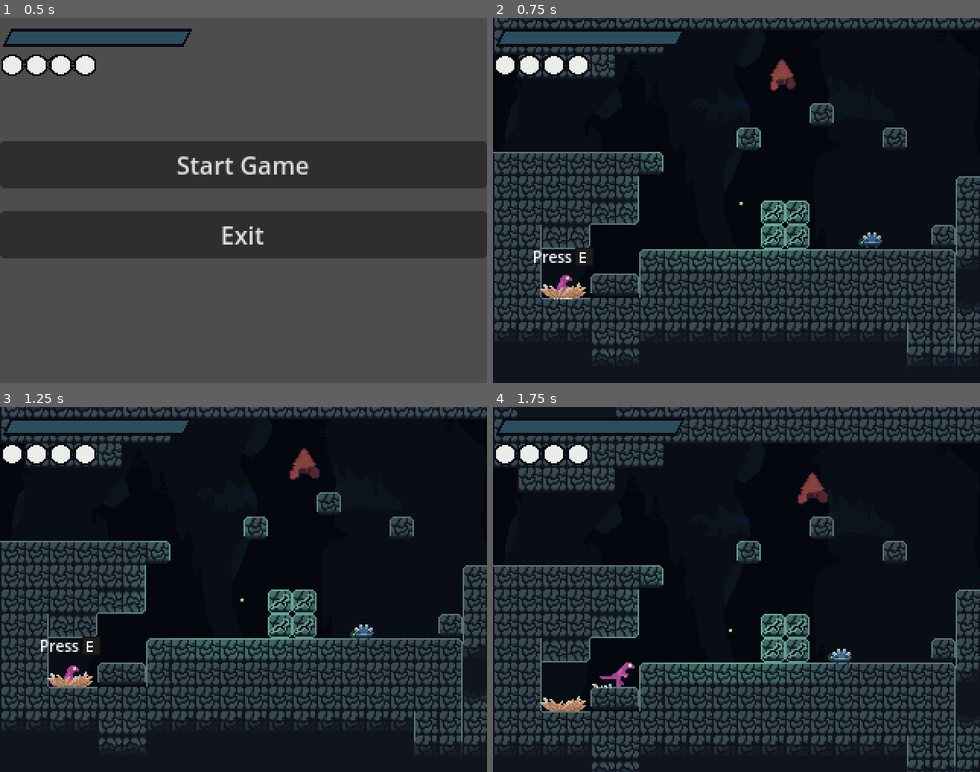
Above: before the commit, frames 1-4 (two rows, left to right).
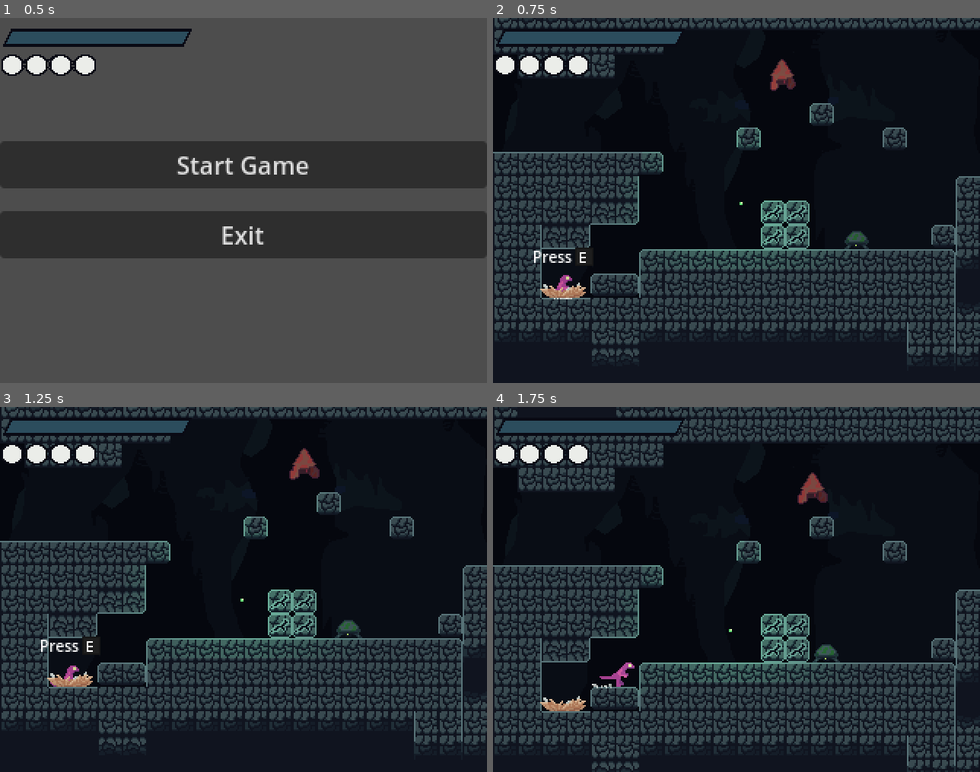
Above: after the commit, the same moments.

Repository: Liakatido/MVM19
Game: Godot game, scene res://scenes/game.tscn
Same seed, same stepped clock (60 frames per second), same inputs: the game is played once before the commit and once after it. Sound files missing from this copy of the repository are replaced by a short silence.
Inputs:
- Up to frame 1 (0.5 s): no input
- Up to frame 2 (0.75 s): click "Start Game" at 0.5 s
- Up to frame 3 (1.25 s): no input
- Up to frame 4 (1.75 s): tap Enter (ui_accept) at 1.25 s; hold Right (right) from 1.28 s (still down); tap Z (jump) at 1.35, 1.52 s

Frame 1 is identical in both runs. In frame 2, 0.3% of the frame differs, in the area x 72-80%, y 58-64%; in frame 3, 0.3%; in frame 4, 0.3%, in the area x 65-74%, y 65-71%.

Commit message:
upgrade ammo and health

Diff:
--- /dev/null
+++ b/scenes/creatures/ammoer-corpse.tscn
@@ -0,0 +1,19 @@
+[gd_scene load_steps=4 format=3 uid="uid://bm03xfjecbd1m"]
+
+[ext_resource type="PackedScene" uid="uid://c6u78mmi0puws" path="res://scenes/creatures/corpse.tscn" id="1_68edb"]
+[ext_resource type="Texture2D" uid="uid://dv2d4f34ub2sd" path="res://assets/ammoer-corpse.png" id="2_3br65"]
+
+[sub_resource type="RectangleShape2D" id="RectangleShape2D_oe234"]
+resource_local_to_scene = true
+size = Vector2(19.5, 12.5)
+
+[node name="Corpse" instance=ExtResource("1_68edb")]
+kind = 5
+
+[node name="Sprite2D" parent="." index="1"]
+position = Vector2(0, -8)
+texture = ExtResource("2_3br65")
+
+[node name="CollisionShape2D" parent="Hitbox" index="0"]
+position = Vector2(0, -6)
+shape = SubResource("RectangleShape2D_oe234")
--- /dev/null
+++ b/scenes/creatures/ammoer.tscn
@@ -0,0 +1,101 @@
+[gd_scene load_steps=9 format=3 uid="uid://crs8jcearxo20"]
+
+[ext_resource type="PackedScene" uid="uid://bgj7arkqm4aa6" path="res://scenes/creatures/enemy.tscn" id="1_djuh1"]
+[ext_resource type="Texture2D" uid="uid://hceorgfhme4i" path="res://assets/ammoer.png" id="2_nl4md"]
+[ext_resource type="Script" path="res://scenes/creatures/healther.gd" id="3_xl828"]
+
+[sub_resource type="RectangleShape2D" id="RectangleShape2D_ivr4c"]
+resource_local_to_scene = true
+size = Vector2(8.95483, 10)
+
+[sub_resource type="RectangleShape2D" id="RectangleShape2D_3pxvt"]
+resource_local_to_scene = true
+size = Vector2(16, 12.75)
+
+[sub_resource type="Animation" id="Animation_c3peo"]
+length = 0.001
+tracks/0/type = "value"
+tracks/0/imported = false
+tracks/0/enabled = true
+tracks/0/path = NodePath("Sprite2D:region_rect")
+tracks/0/interp = 1
+tracks/0/loop_wrap = true
+tracks/0/keys = {
+"times": PackedFloat32Array(0),
+"transitions": PackedFloat32Array(1),
+"update": 0,
+"values": [Rect2(0, 0, 18, 18)]
+}
+
+[sub_resource type="Animation" id="Animation_jmf5g"]
+resource_name = "idle"
+length = 0.8
+loop_mode = 1
+step = 0.2
+tracks/0/type = "value"
+tracks/0/imported = false
+tracks/0/enabled = true
+tracks/0/path = NodePath("Sprite2D:region_rect")
+tracks/0/interp = 1
+tracks/0/loop_wrap = true
+tracks/0/keys = {
+"times": PackedFloat32Array(0, 0.2, 0.4, 0.6),
+"transitions": PackedFloat32Array(1, 1, 1, 1),
+"update": 1,
+"values": [Rect2(0, 0, 18, 18), Rect2(18, 0, 18, 18), Rect2(36, 0, 18, 18), Rect2(18, 0, 18, 18)]
+}
+
+[sub_resource type="AnimationLibrary" id="AnimationLibrary_s16gy"]
+_data = {
+"RESET": SubResource("Animation_c3peo"),
+"idle": SubResource("Animation_jmf5g")
+}
+
+[node name="Enemy" instance=ExtResource("1_djuh1")]
+corpse_path = "res://scenes/creatures/ammoer-corpse.tscn"
+health = 60
+
+[node name="Sprite2D" parent="." index="0"]
+texture = ExtResource("2_nl4md")
+region_enabled = true
+region_rect = Rect2(0, 0, 18, 18)
+
+[node name="CollisionShape2D" parent="." index="1"]
+position = Vector2(0, 4)
+shape = SubResource("RectangleShape2D_ivr4c")
+
+[node name="CollisionShape2D" parent="Hitbox" index="0"]
+position = Vector2(0, 3)
+shape = SubResource("RectangleShape2D_3pxvt")
+
+[node name="AI" type="Node2D" parent="." index="4"]
+script = ExtResource("3_xl828")
+
+[node name="Down" type="Node2D" parent="AI" index="0"]
+unique_name_in_owner = true
+
+[node name="RayCast2D" type="RayCast2D" parent="AI/Down" index="0"]
+position = Vector2(-8, 7)
+target_position = Vector2(0, 8)
+
+[node name="RayCast2D2" type="RayCast2D" parent="AI/Down" index="1"]
+position = Vector2(8, 7)
+target_position = Vector2(0, 8)
+
+[node name="Sides" type="Node2D" parent="AI" index="1"]
+unique_name_in_owner = true
+
+[node name="RayCast2D" type="RayCast2D" parent="AI/Sides" index="0"]
+position = Vector2(-2, 4)
+rotation = 1.5708
+target_position = Vector2(4.76837e-07, 9)
+
+[node name="RayCast2D2" type="RayCast2D" parent="AI/Sides" index="1"]
+position = Vector2(2, 4)
+rotation = -1.5708
+target_position = Vector2(-4.76837e-07, 9)
+
+[node name="MovementAnimations" type="AnimationPlayer" parent="." index="5"]
+libraries = {
+"": SubResource("AnimationLibrary_s16gy")
+}
--- a/scenes/creatures/corpse.gd
+++ b/scenes/creatures/corpse.gd
@@ -38,6 +38,11 @@
 			# heal, refill some ammo
 			Data.health += 20
 			Data.ammo += 1
+		Kind.MAX_HEALTH:
+			# TODO: pop up some ui?
+			Data.max_health += 20
+		Kind.MAX_AMMO:
+			Data.max_ammo += 1
 
 	destroy()
 
--- a/scenes/creatures/enemy.gd
+++ b/scenes/creatures/enemy.gd
@@ -1,6 +1,8 @@
 extends CharacterBody2D
 
 const HurtAudio = preload("res://assets/sounds/player/mobhurt.ogg")
+
+signal got_hit
 
 @onready var hitbox = $Hitbox
 @onready var animations = $BasicAnimations
@@ -26,6 +28,7 @@
 		knockback_trigger = Vector2.ZERO
 
 func get_hit(damage, direction : Vector2 = Vector2.ZERO):
+	emit_signal("got_hit")
 	Utils.spawn_audio(HurtAudio, -15)
 
 	if direction != Vector2.ZERO:
--- /dev/null
+++ b/scenes/creatures/healther-corpse.tscn
@@ -0,0 +1,19 @@
+[gd_scene load_steps=4 format=3 uid="uid://by6k6n24oh3ox"]
+
+[ext_resource type="PackedScene" uid="uid://c6u78mmi0puws" path="res://scenes/creatures/corpse.tscn" id="1_xvx3i"]
+[ext_resource type="Texture2D" uid="uid://lx6yoou7bttf" path="res://assets/healther-corpse.png" id="2_dt7wx"]
+
+[sub_resource type="RectangleShape2D" id="RectangleShape2D_oe234"]
+resource_local_to_scene = true
+size = Vector2(19.5, 12.5)
+
+[node name="Corpse" instance=ExtResource("1_xvx3i")]
+kind = 4
+
+[node name="Sprite2D" parent="." index="1"]
+position = Vector2(0, -8)
+texture = ExtResource("2_dt7wx")
+
+[node name="CollisionShape2D" parent="Hitbox" index="0"]
+position = Vector2(0, -6)
+shape = SubResource("RectangleShape2D_oe234")
--- /dev/null
+++ b/scenes/creatures/healther.gd
@@ -0,0 +1,76 @@
+extends Node2D
+
+@onready var sides = %Sides
+@onready var down = %Down
+
+enum State {
+	IDLE,
+	FLEE
+}
+
+const SPEED = 20.0
+const GRAVITY = 400.0
+const FLEE_SPEED = 40.0
+const JUMP = 200.0
+
+var down_raycasts : Array[RayCast2D]
+var sides_raycasts : Array[RayCast2D]
+
+var body : CharacterBody2D
+var orientation : Vector2 = Vector2.RIGHT
+
+var state : State = State.IDLE
+
+func _ready():
+	body = get_parent()
+	for ray in down.get_children():
+		down_raycasts.append(ray)
+	for ray in sides.get_children():
+		sides_raycasts.append(ray)
+	body.get_node("MovementAnimations").play("idle")
+	body.connect("got_hit", switch_to_flee)
+
+func _physics_process(delta):
+	# apply gravity
+	if not body.is_on_floor():
+		body.velocity.y += GRAVITY * delta
+	if body.is_on_ceiling():
+		body.velocity.y = 0
+
+	# same behavior as spikebug
+	if state == State.IDLE:
+		# check if should change orientation
+		if is_about_to_fall() or is_about_to_hit_wall():
+			orientation *= -1
+
+		# move body
+		body.velocity.x = orientation.x*SPEED
+		body.move_and_slide()
+	else:
+		# jump whenever on floor
+		if body.is_on_floor():
+			body.velocity.y = -JUMP
+
+		# change x direction when hitting a wall
+		if body.is_on_wall():
+			orientation = orientation*-1
+
+		body.velocity.x = orientation.x*FLEE_SPEED
+		body.move_and_slide()
+
+	body.get_node("Sprite2D").flip_h = orientation == Vector2.RIGHT
+
+func switch_to_flee():
+	state = State.FLEE
+
+func is_about_to_fall() -> bool:
+	for ray in down_raycasts:
+		if not ray.is_colliding():
+			return true
+	return false
+
+func is_about_to_hit_wall() -> bool:
+	for ray in sides_raycasts:
+		if ray.is_colliding() and not ray.get_collider().name == "Player":
+			return true
+	return false
--- /dev/null
+++ b/scenes/creatures/healther.tscn
@@ -0,0 +1,101 @@
+[gd_scene load_steps=9 format=3 uid="uid://cnfj35ka2gvwk"]
+
+[ext_resource type="PackedScene" uid="uid://bgj7arkqm4aa6" path="res://scenes/creatures/enemy.tscn" id="1_bh7c4"]
+[ext_resource type="Texture2D" uid="uid://bnr6i0hsm2m4v" path="res://assets/healther.png" id="2_c63gj"]
+[ext_resource type="Script" path="res://scenes/creatures/healther.gd" id="3_i265a"]
+
+[sub_resource type="RectangleShape2D" id="RectangleShape2D_ivr4c"]
+resource_local_to_scene = true
+size = Vector2(8.95483, 10)
+
+[sub_resource type="RectangleShape2D" id="RectangleShape2D_3pxvt"]
+resource_local_to_scene = true
+size = Vector2(16, 12.75)
+
+[sub_resource type="Animation" id="Animation_jmf5g"]
+resource_name = "idle"
+length = 0.8
+loop_mode = 1
+step = 0.2
+tracks/0/type = "value"
+tracks/0/imported = false
+tracks/0/enabled = true
+tracks/0/path = NodePath("Sprite2D:region_rect")
+tracks/0/interp = 1
+tracks/0/loop_wrap = true
+tracks/0/keys = {
+"times": PackedFloat32Array(0, 0.2, 0.4, 0.6),
+"transitions": PackedFloat32Array(1, 1, 1, 1),
+"update": 1,
+"values": [Rect2(0, 0, 18, 18), Rect2(18, 0, 18, 18), Rect2(36, 0, 18, 18), Rect2(18, 0, 18, 18)]
+}
+
+[sub_resource type="Animation" id="Animation_c3peo"]
+length = 0.001
+tracks/0/type = "value"
+tracks/0/imported = false
+tracks/0/enabled = true
+tracks/0/path = NodePath("Sprite2D:region_rect")
+tracks/0/interp = 1
+tracks/0/loop_wrap = true
+tracks/0/keys = {
+"times": PackedFloat32Array(0),
+"transitions": PackedFloat32Array(1),
+"update": 0,
+"values": [Rect2(0, 0, 18, 18)]
+}
+
+[sub_resource type="AnimationLibrary" id="AnimationLibrary_s16gy"]
+_data = {
+"RESET": SubResource("Animation_c3peo"),
+"idle": SubResource("Animation_jmf5g")
+}
+
+[node name="Enemy" instance=ExtResource("1_bh7c4")]
+corpse_path = "res://scenes/creatures/healther-corpse.tscn"
+health = 60
+
+[node name="Sprite2D" parent="." index="0"]
+texture = ExtResource("2_c63gj")
+region_enabled = true
+region_rect = Rect2(0, 0, 18, 18)
+
+[node name="CollisionShape2D" parent="." index="1"]
+position = Vector2(0, 4)
+shape = SubResource("RectangleShape2D_ivr4c")
+
+[node name="CollisionShape2D" parent="Hitbox" index="0"]
+position = Vector2(0, 3)
+shape = SubResource("RectangleShape2D_3pxvt")
+
+[node name="AI" type="Node2D" parent="." index="4"]
+script = ExtResource("3_i265a")
+
+[node name="Down" type="Node2D" parent="AI" index="0"]
+unique_name_in_owner = true
+
+[node name="RayCast2D" type="RayCast2D" parent="AI/Down" index="0"]
+position = Vector2(-8, 7)
+target_position = Vector2(0, 8)
+
+[node name="RayCast2D2" type="RayCast2D" parent="AI/Down" index="1"]
+position = Vector2(8, 7)
+target_position = Vector2(0, 8)
+
+[node name="Sides" type="Node2D" parent="AI" index="1"]
+unique_name_in_owner = true
+
+[node name="RayCast2D" type="RayCast2D" parent="AI/Sides" index="0"]
+position = Vector2(-2, 4)
+rotation = 1.5708
+target_position = Vector2(4.76837e-07, 9)
+
+[node name="RayCast2D2" type="RayCast2D" parent="AI/Sides" index="1"]
+position = Vector2(2, 4)
+rotation = -1.5708
+target_position = Vector2(-4.76837e-07, 9)
+
+[node name="MovementAnimations" type="AnimationPlayer" parent="." index="5"]
+libraries = {
+"": SubResource("AnimationLibrary_s16gy")
+}
--- a/scenes/levels/cave/caveSelfLair.tscn
+++ b/scenes/levels/cave/caveSelfLair.tscn
@@ -1,11 +1,19 @@
-[gd_scene load_steps=7 format=3 uid="uid://bd8l3nify8mfu"]
+[gd_scene load_steps=9 format=3 uid="uid://bd8l3nify8mfu"]
 
 [ext_resource type="PackedScene" uid="uid://dy2gbkapxxpro" path="res://scenes/levels/base_level.tscn" id="1_e5lny"]
 [ext_resource type="PackedScene" uid="uid://djgp1w4sb02ty" path="res://scenes/levels/level_gate.tscn" id="2_dfde7"]
 [ext_resource type="PackedScene" uid="uid://euanwexm70yw" path="res://scenes/creatures/lightbug.tscn" id="3_830w8"]
 [ext_resource type="PackedScene" uid="uid://daxp300dp6r3n" path="res://scenes/levels/save_point.tscn" id="3_xqmox"]
-[ext_resource type="PackedScene" uid="uid://da5vfq0yjp30b" path="res://scenes/creatures/spikebug.tscn" id="4_1syge"]
+[ext_resource type="PackedScene" uid="uid://crs8jcearxo20" path="res://scenes/creatures/ammoer.tscn" id="6_h5rgj"]
 [ext_resource type="PackedScene" uid="uid://b2ruls1fn44k5" path="res://scenes/creatures/flyer.tscn" id="6_nunri"]
+
+[sub_resource type="RectangleShape2D" id="RectangleShape2D_s3pt7"]
+resource_local_to_scene = true
+size = Vector2(17.9097, 28.9513)
+
+[sub_resource type="RectangleShape2D" id="RectangleShape2D_5655m"]
+resource_local_to_scene = true
+size = Vector2(16, 15)
 
 [node name="caveSelfLair" instance=ExtResource("1_e5lny")]
 
@@ -48,15 +56,21 @@
 [node name="lightbug" parent="." index="2" instance=ExtResource("3_830w8")]
 position = Vector2(164, 177)
 
-[node name="Spikebug" parent="." index="4" instance=ExtResource("4_1syge")]
-position = Vector2(251, 206)
+[node name="Enemy" parent="." index="4" instance=ExtResource("6_nunri")]
+position = Vector2(187, 93)
 
-[node name="Enemy" parent="." index="5" instance=ExtResource("6_nunri")]
-position = Vector2(187, 93)
+[node name="CollisionShape2D" parent="Enemy" index="1"]
+shape = SubResource("RectangleShape2D_s3pt7")
+
+[node name="CollisionShape2D" parent="Enemy/Hitbox" index="0"]
+shape = SubResource("RectangleShape2D_5655m")
 
 [node name="Path" parent="Enemy/AI" index="0"]
 points = PackedVector2Array(1, 1, 95, 1)
 
+[node name="Enemy2" parent="." index="5" instance=ExtResource("6_h5rgj")]
+position = Vector2(242, 199)
+
 [editable path="Gates/LevelGate"]
 [editable path="Gates/LevelGate2"]
 [editable path="Enemy"]
--- a/scenes/player/player_corpse.gd
+++ b/scenes/player/player_corpse.gd
@@ -15,8 +15,8 @@
 	if not is_on_floor():
 		velocity.y += GRAVITY * delta
 
-
-	velocity.x = move_toward(velocity.x, 0, delta*2)
+	velocity.x += -velocity.x/10
+	velocity.x = move_toward(velocity.x, 0, delta*10)
 
 	move_and_slide()
 
Binary file added: assets/ammoer-corpse.aseprite
Binary file added: assets/ammoer-corpse.png
Not shown, added: assets/ammoer-corpse.png.import
Binary file added: assets/ammoer.aseprite
Binary file added: assets/ammoer.png
Not shown, added: assets/ammoer.png.import
Binary file added: assets/healther-corpse.aseprite
Binary file added: assets/healther-corpse.png
Not shown, added: assets/healther-corpse.png.import
Binary file added: assets/healther.aseprite
Binary file added: assets/healther.png
Not shown, added: assets/healther.png.import
